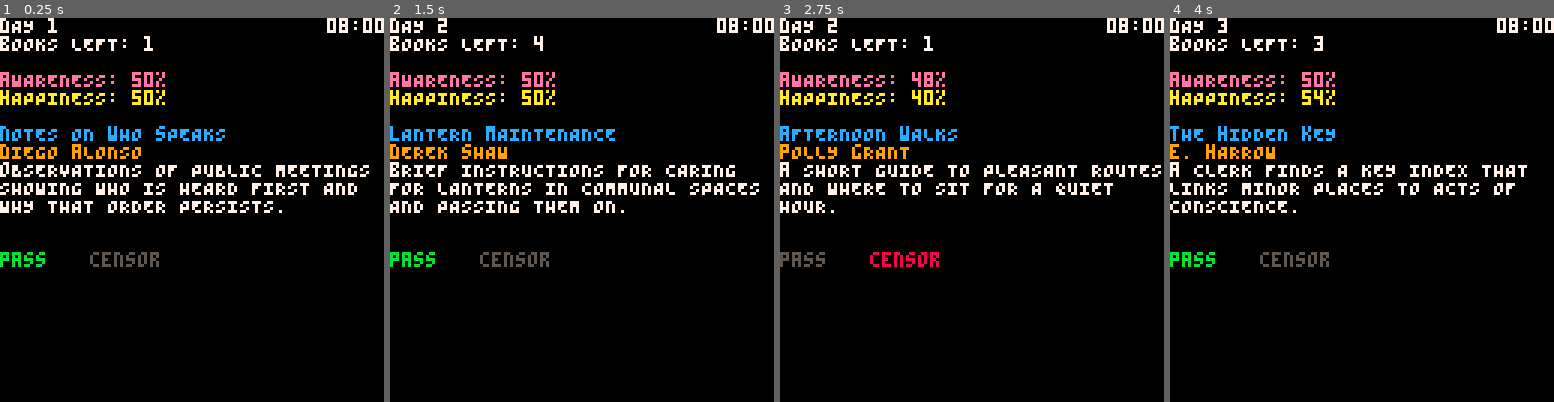
Above: before the commit, frames 1-4 (left to right).
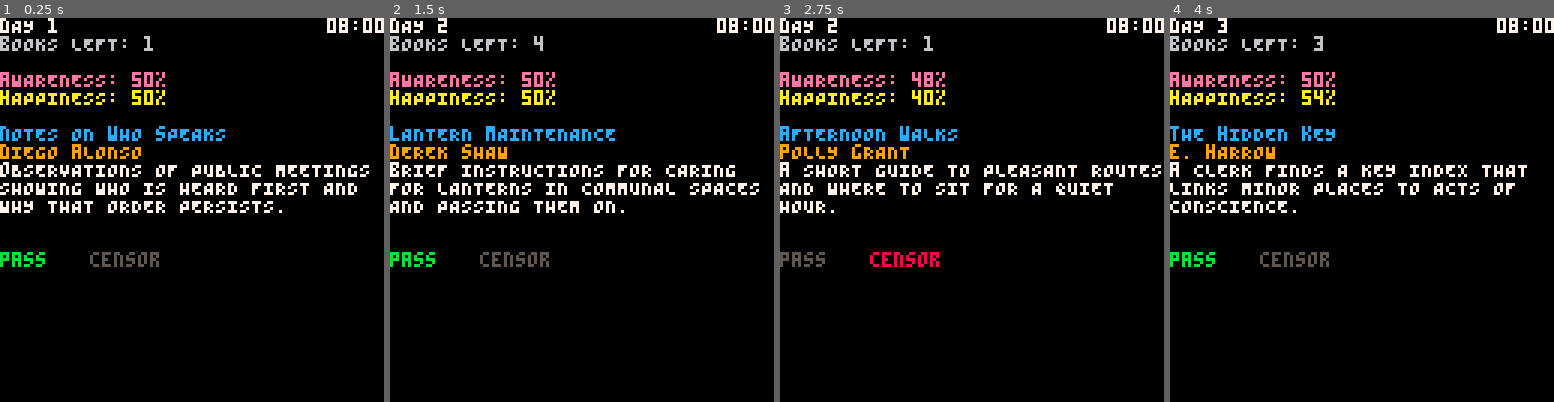
Above: after the commit, the same moments.

Repository: marco-vidali/dont_read_that_book
Game: PICO-8 cartridge dont_read_that_book.p8
Two runs of this game, one before a commit and one after it. Both use one fixed random seed, a clock stepped at 60 frames per second and the inputs below.
Inputs:
- Up to frame 1 (0.25 s): no input
- Up to frame 2 (1.5 s): tap O (Z key) at 0.7 s
- Up to frame 3 (2.75 s): hold Right 1.6-2.1 s; tap O (Z key) at 1.7, 2.1, 2.5 s; hold Right from 2.47 s (still down)
- Up to frame 4 (4 s): tap O (Z key) at 2.9, 3.3, 3.7 s; release Right at 3.03 s; hold Left 3.08-3.58 s

The runs differ from the first frame. In frame 1, 0.5% of the frame differs, in the area x 0-40%, y 4-9%; in frame 2, 0.5%; in frame 3, 0.5%; in frame 4, 0.5%.

Commit message:
Change books left color

Diff:
--- a/scripts/show_book.lua
+++ b/scripts/show_book.lua
@@ -87,7 +87,7 @@
 
     print("dAY " .. day, 0, 0, 7)
     print(hours .. ":" .. minutes, 109, 0, 7)
-    print("bOOKS LEFT: " .. books_num, 0, 6, 7)
+    print("bOOKS LEFT: " .. books_num, 0, 6, 6)
 
     print("aWARENESS: " .. awareness .. "%", 0, 18, 14)
     print("hAPPINESS: " .. happiness .. "%", 0, 24, 10)
